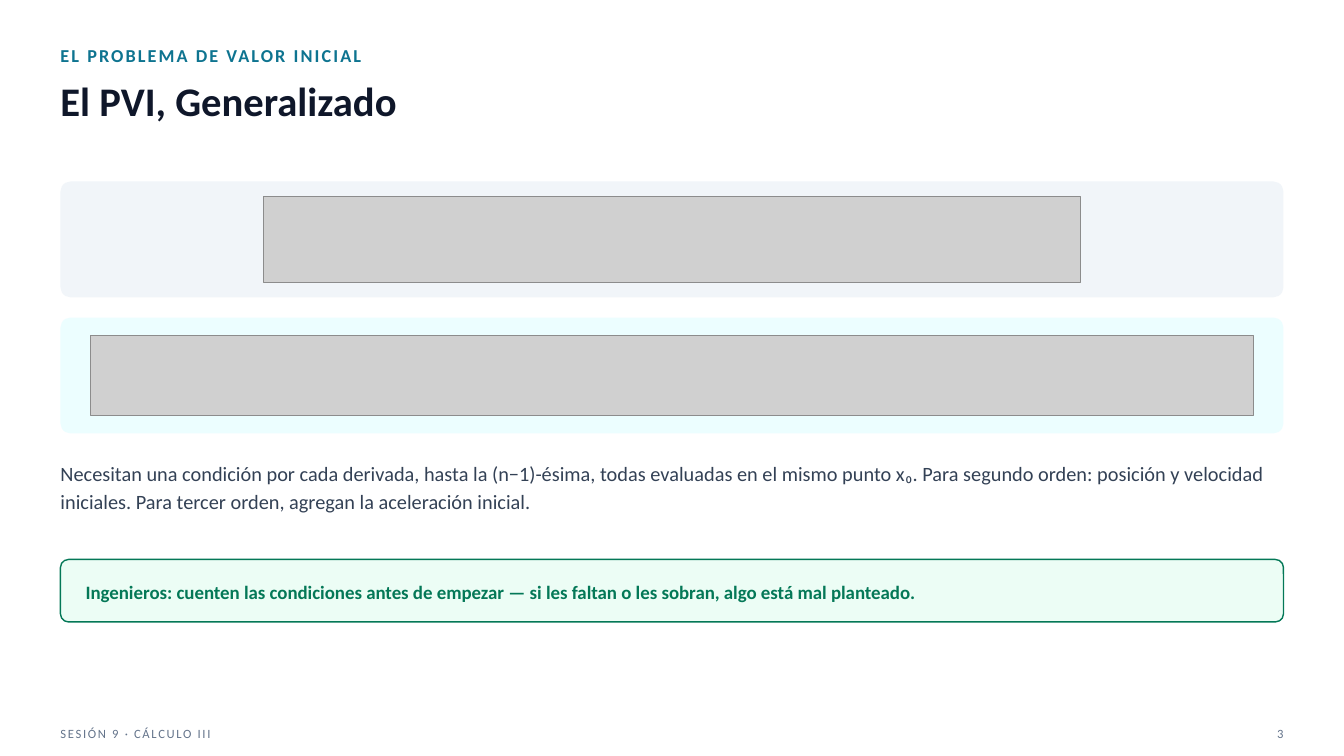
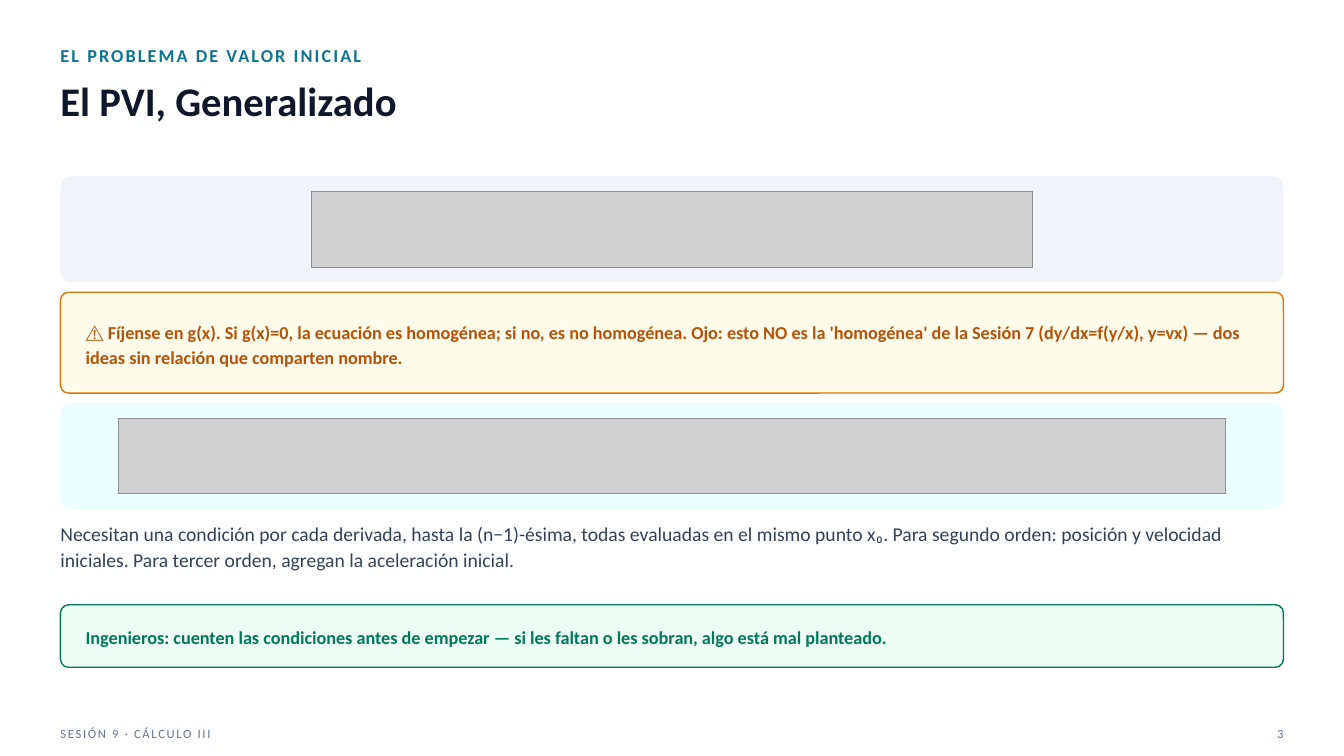
Before and after one commit to SernaEd/FirmsSimulationClass, a slide deck: slide 3 of sesion9/Sesion9_Teoria_Preliminar_Claro.pptx. Drawn at 1344x756 pixels with LibreOffice and Linux fonts; fonts in the diff are those of the drawing; grey boxes stand for pictures. Boxes give left, top, right and bottom in pixels: in the first picture for what was removed or moved away, otherwise in the second. Text is boxed around its words. In the diff, an @@ line names an element or a change of style, - is before the commit and + after.

```diff
--- a/sesion9/Sesion9_Teoria_Preliminar_Claro.pptx
+++ b/sesion9/Sesion9_Teoria_Preliminar_Claro.pptx
@@ rounded rectangle: place and size @@
-rounded rectangle at bbox=[60, 181, 1284, 297]
+rounded rectangle at bbox=[60, 176, 1284, 282]
@@ rounded rectangle at bbox=[60, 176, 1284, 282]: proportions changed @@
@@ picture: place and size @@
-picture at bbox=[263, 197, 1081, 282]
+picture at bbox=[312, 192, 1033, 267]
@@ rounded rectangle added at bbox=[60, 292, 1284, 393], fill #FFFBEB, outline #D97706 1 pt @@
@@ text added at bbox=[86, 325, 1240, 367], 13 pt, text #B45309, bold @@
+⚠ Fíjense en g(x). Si g(x)=0, la ecuación es homogénea; si no, es no homogénea. Ojo: esto NO es la 'homogénea' de la Sesión 7 (dy/dx=f(y/x), y=vx) — dos ideas sin relación que comparten nombre.
@@ rounded rectangle at bbox=[60, 403, 1284, 509]: proportions changed @@
@@ rounded rectangle: place and size @@
-rounded rectangle at bbox=[60, 318, 1284, 434]
+rounded rectangle at bbox=[60, 403, 1284, 509]
@@ picture: place and size @@
-picture at bbox=[91, 336, 1253, 415]
+picture at bbox=[119, 418, 1226, 494]
@@ text "Necesitan una condición por cada ...": place and size @@
-text "Necesitan una condición por cada ..." at bbox=[60, 466, 1263, 513]
+text "Necesitan una condición por cada ..." at bbox=[60, 527, 1221, 571]
@@ text "Necesitan una condición por cada ..." at bbox=[60, 527, 1221, 571]: size 14.5 to 14 pt @@
@@ rounded rectangle: place and size @@
-rounded rectangle at bbox=[60, 560, 1284, 622]
+rounded rectangle at bbox=[60, 605, 1284, 667]
@@ text "Ingenieros: cuenten las condiciones antes ...": place and size @@
-text "Ingenieros: cuenten las condiciones antes ..." at bbox=[86, 585, 915, 603]
+text "Ingenieros: cuenten las condiciones antes ..." at bbox=[86, 631, 886, 647]
@@ text "Ingenieros: cuenten las condiciones antes ..." at bbox=[86, 631, 886, 647]: size 13.5 to 13 pt @@
```
Also in this commit, not shown: 1 other slide changed, 2 other files.
